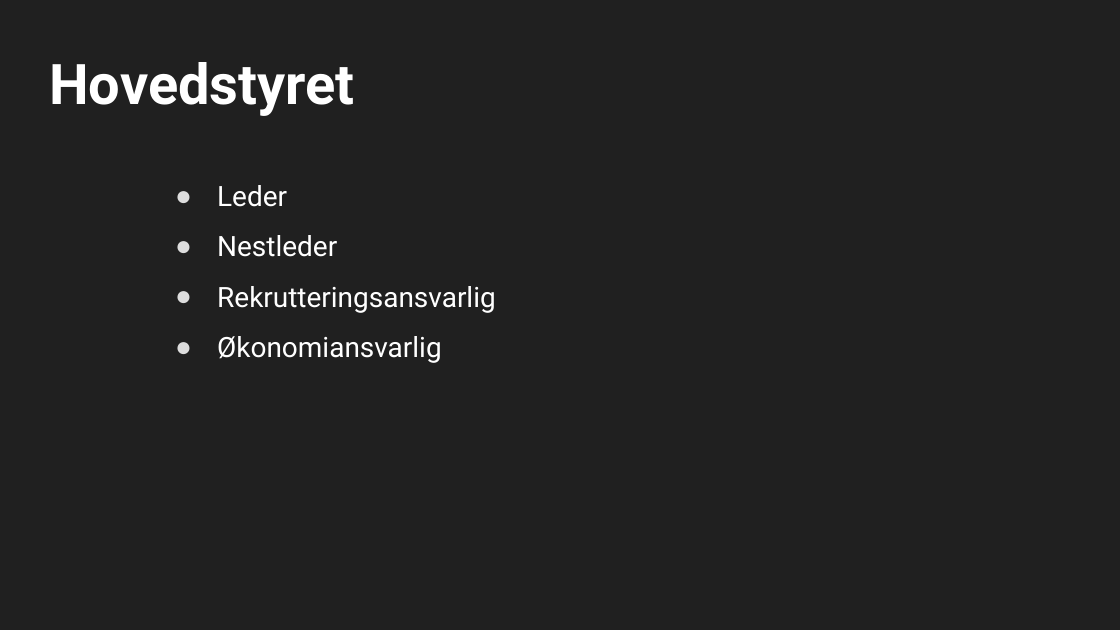
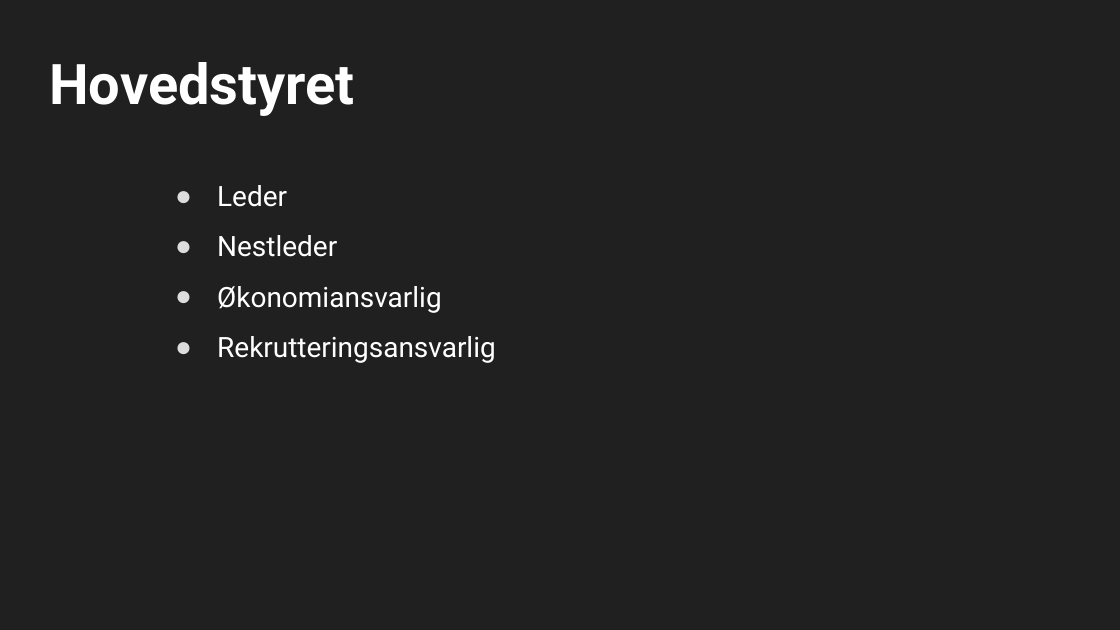
Before and after one commit to cybernetisk/docs, a slide deck: slide 16 of generalforsamling/23V/Generalforsamling V2023.pptx. Drawn at 1120x630 pixels with LibreOffice and Linux fonts; fonts in the diff are those of the drawing; background and template pictures are left out. Boxes give left, top, right and bottom in pixels: in the first picture for what was removed or moved away, otherwise in the second. Text is boxed around its words. In the diff, an @@ line names an element or a change of style, - is before the commit and + after.

```diff
--- a/generalforsamling/23V/Generalforsamling V2023.pptx
+++ b/generalforsamling/23V/Generalforsamling V2023.pptx
@@ text at (x1=217, y1=286, x2=442, y2=313): paragraph added @@
+● Økonomiansvarlig
@@ text at (x1=217, y1=336, x2=442, y2=363): paragraph removed @@
-● Økonomiansvarlig
```
Also in this commit, not shown: 2 other slides changed, 1 slide added, 2 other files.
